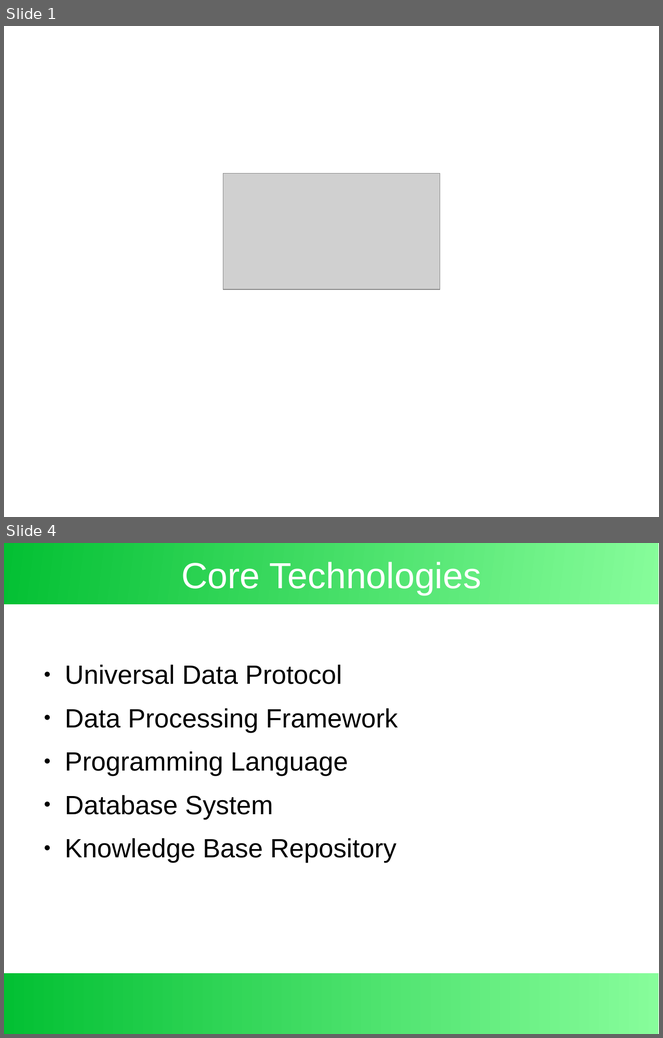
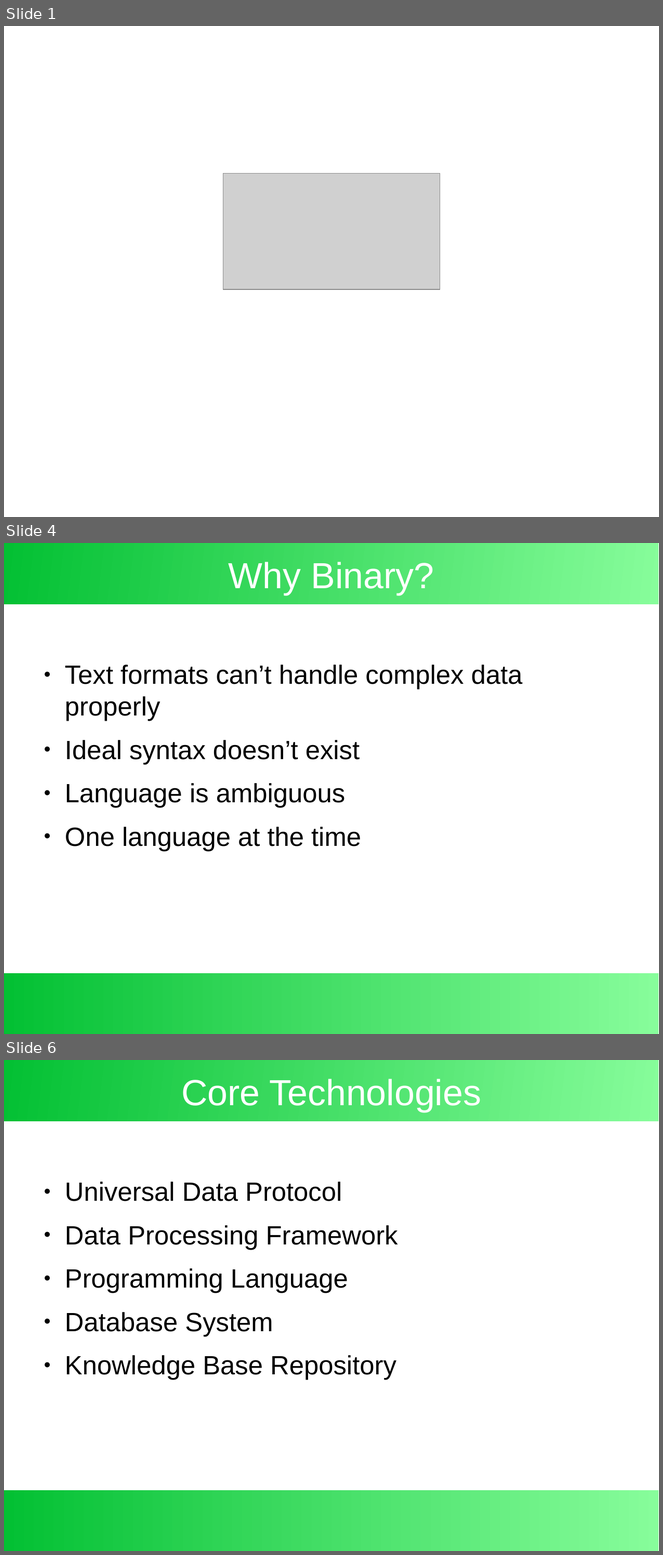
Before and after one commit to exbin/xbup-doc, a slide deck: presentation/exbin-overview.odp. Shown one above the other, each under a label of ours: slides 1 and 4 before the commit, slides 1, 4 and 6 after it; the slides between them are not shown. The pictures are 663x1038 and 663x1555 pixels, drawn with LibreOffice and Linux fonts; fonts in the diff are those of the drawing; grey boxes stand for pictures; background and template pictures are left out. Boxes give left, top, right and bottom in pixels: in the first picture for what was removed or moved away, otherwise in the second. Text is boxed around its words. In the diff, an @@ line names an element or a change of style, - is before the commit and + after.

```diff
--- a/presentation/exbin-overview.odp
+++ b/presentation/exbin-overview.odp
@@ slide 4 added at (4, 543, 659, 1034), background #FFFFFF; not listed: 2 template elements that a slide beside it also shows @@
@@ title added at (229, 562, 435, 595), 44 pt, text #FFFFFF @@
+Why Binary?
@@ text added at (65, 665, 523, 851), 32 pt, text #000000 @@
+● Text formats can’t handle complex data properly
+● Ideal syntax doesn’t exist
+● Language is ambiguous
+● One language at the time
@@ what was slide 4 is now slide 6 @@
```
Also in this commit, not shown: 2 slides changed, 1 other slide added, 1 other file.
